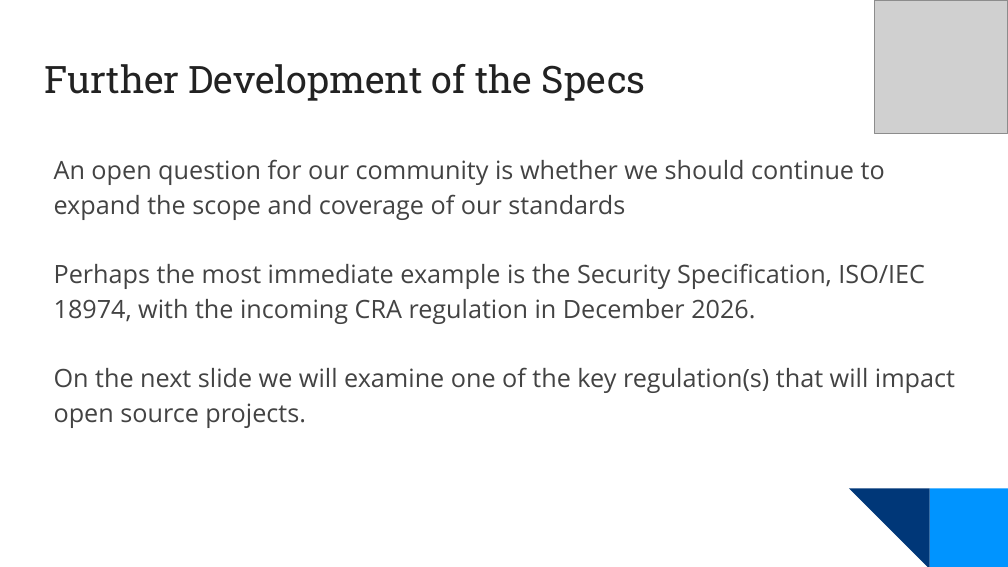
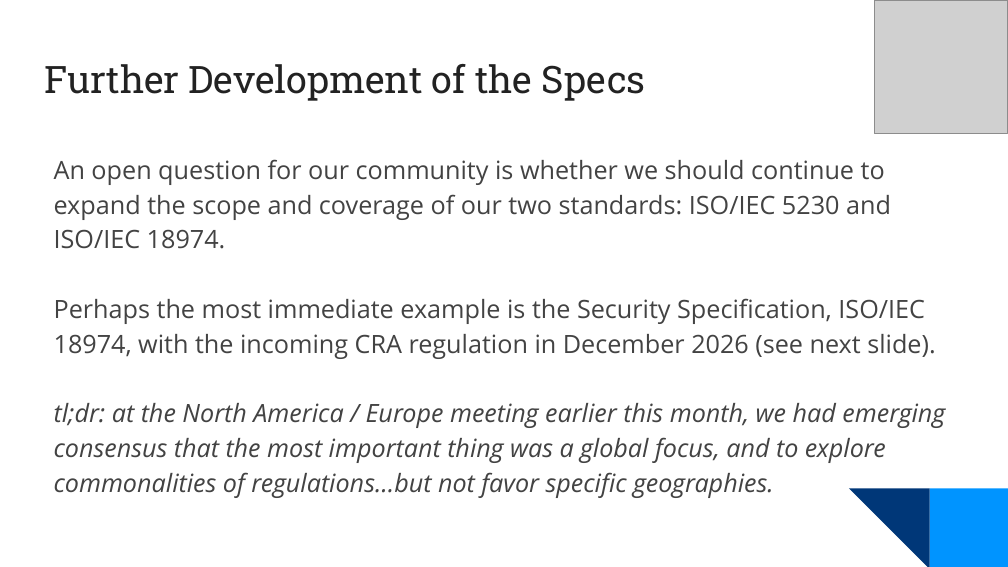
Before and after one commit to OpenChain-Project/Meeting-Slides, a slide deck: slide 8 of 2025/specification-education-monthly/2025-10-Europe-Asia.pptx (slide 9 before the commit). Drawn at 1008x567 pixels with LibreOffice and Linux fonts; fonts in the diff are those of the drawing; grey boxes stand for pictures; background and template pictures are left out. Boxes give left, top, right and bottom in pixels: in the first picture for what was removed or moved away, otherwise in the second. Text is boxed around its words. In the diff, an @@ line names an element or a change of style, - is before the commit and + after.

```diff
--- a/2025/specification-education-monthly/2025-10-Europe-Asia.pptx
+++ b/2025/specification-education-monthly/2025-10-Europe-Asia.pptx
@@ text at <box>54,159,945,498</box>: text changed @@
-An open question for our community is whether we should continue to expand the scope and coverage of our standards
-Perhaps the most immediate example is the Security Specification, ISO/IEC 18974, with the incoming CRA regulation in December 2026.
-On the next slide we will examine one of the key regulation(s) that will impact open source projects.
+An open question for our community is whether we should continue to expand the scope and coverage of our two standards: ISO/IEC 5230 and ISO/IEC 18974.
+Perhaps the most immediate example is the Security Specification, ISO/IEC 18974, with the incoming CRA regulation in December 2026 (see next slide).
+tl;dr: at the North America / Europe meeting earlier this month, we had emerging consensus that the most important thing was a global focus, and to explore commonalities of regulations…but not favor specific geographies.
```
Also in this commit, not shown: 6 other slides changed, 1 slide removed, 1 other file.
